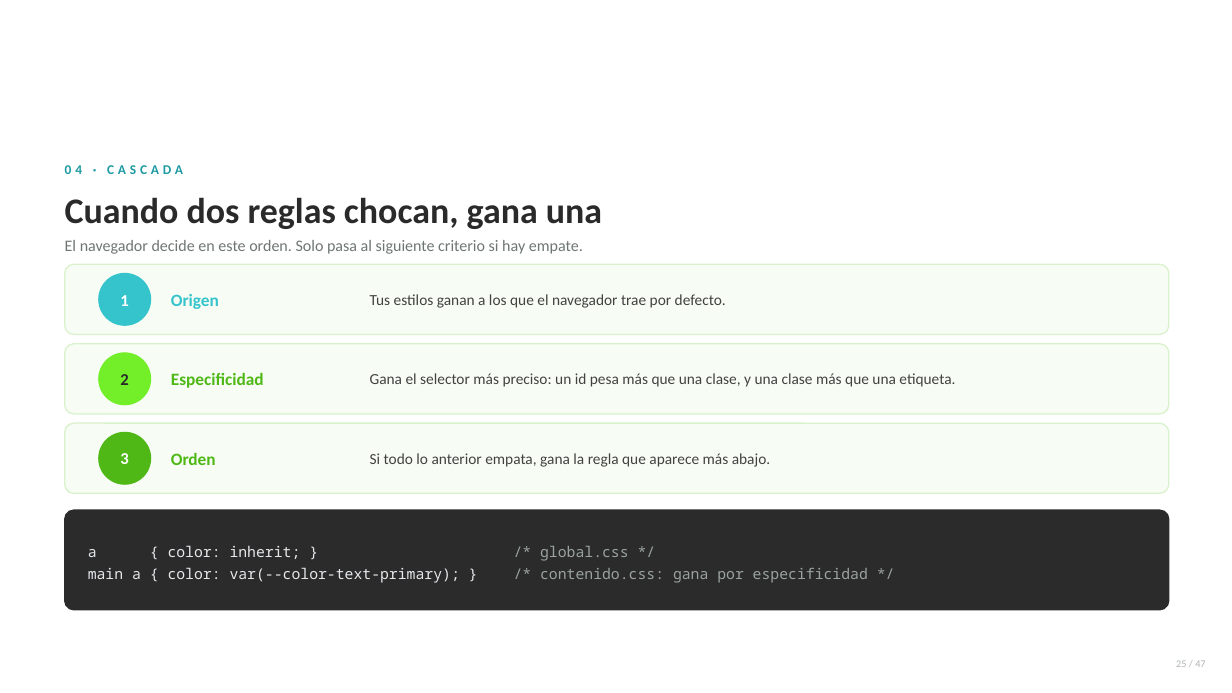
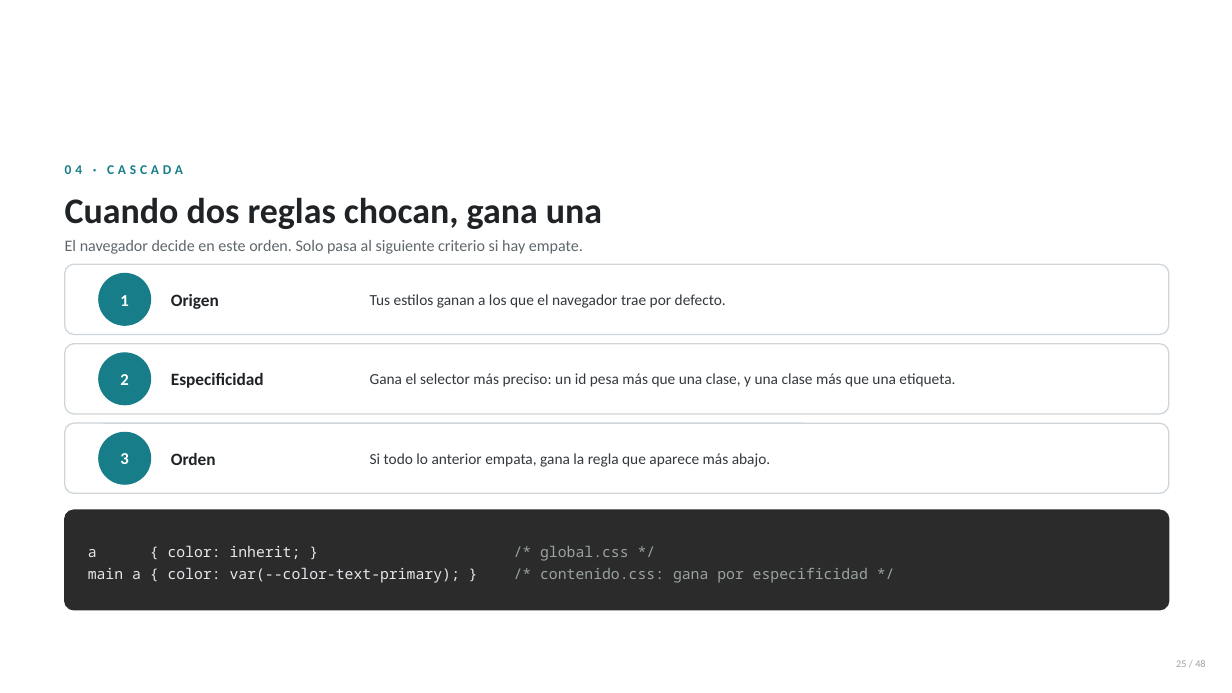
Before and after one commit to anibaler123143423234321/sesiones-dagner, a slide deck: slide 25 of SESION 08/Sesion08-Introduccion-a-CSS3.pptx. Drawn at 1232x693 pixels with LibreOffice and Linux fonts; fonts in the diff are those of the drawing; background and template pictures are left out. Boxes give left, top, right and bottom in pixels: in the first picture for what was removed or moved away, otherwise in the second. Text is boxed around its words. In the diff, an @@ line names an element or a change of style, - is before the commit and + after.

```diff
--- a/SESION 08/Sesion08-Introduccion-a-CSS3.pptx
+++ b/SESION 08/Sesion08-Introduccion-a-CSS3.pptx
@@ text "04 · CASCADA" at (65,165,183,174): text colour #1E9AA3 to #177E89 @@
@@ text "El navegador decide en este ..." at (65,240,583,254): text colour #6E7673 to #5F676C @@
@@ text "Origen" at (171,294,219,309): text colour #36C4CC to #1F2326 @@
@@ ellipse at (99,274,151,325): fill #36C4CC to #177E89; outline #36C4CC 1 pt to #177E89 1 pt @@
@@ text "2" at (120,374,128,385): text colour #2A2A2A to #FFFFFF @@
@@ ellipse at (99,353,151,405): fill #72EF29 to #177E89; outline #72EF29 1 pt to #177E89 1 pt @@
@@ text "Especificidad" at (171,373,264,388): text colour #4FB817 to #1F2326 @@
@@ fill #F7FDF4 to #FFFFFF; outline #D9F2CC 1 pt to #CFD5D9 1 pt in 3 elements at (65,264,1169,335), (65,344,1169,414), (65,423,1169,494) @@
@@ ellipse at (99,433,151,484): fill #4FB817 to #177E89; outline #4FB817 1 pt to #177E89 1 pt @@
@@ text "Orden" at (171,453,216,465): text colour #4FB817 to #1F2326 @@
@@ text colour #424242 to #33393D in 3 elements at (370,294,726,308), (370,373,955,387), (370,453,770,467) @@
@@ text at (1176,660,1205,667): text changed; text colour #AEB5B3 to #9AA2A7 @@
-25 / 47
+25 / 48
```
Also in this commit, not shown: 43 other slides changed, 4 slides added, 3 slides removed, 31 other files.
